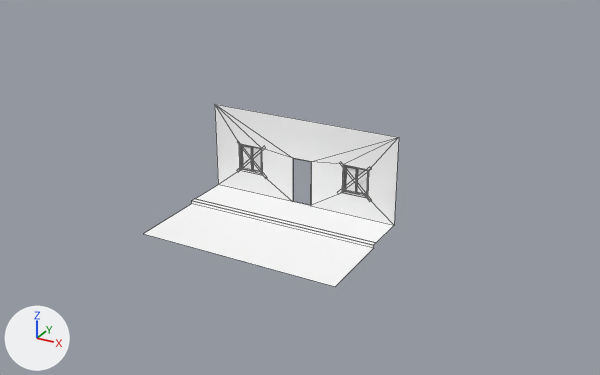
What one commit did to the FBX model Assets/Mesh/OUTSIDE_HOUSE.fbx.
Rendered twice from a 50 mm camera at (16.1, -35.6, 15.5) aimed at (1.3, -8.6, 2.0). Every picture has the same lights, and +X, +Y and +Z are marked at lower left. Mesh edges are drawn as thin lines. Where no turn or scale is listed for an object, it has been applied to the vertices.

Objects in the first picture: 'OUTSIDE_HOUSE'.
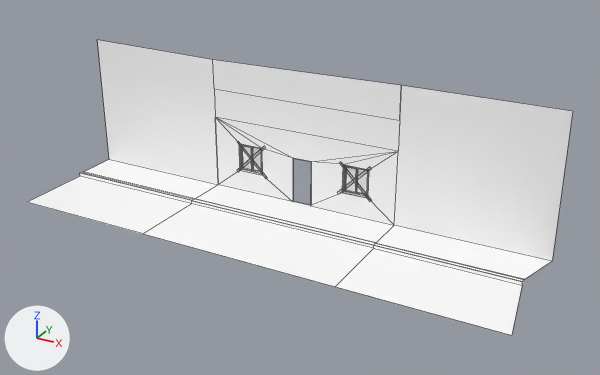
Commit message: Subida de exterior modificado.

What differs and where, as boxes (x1, y1, x2, y2) in the pictures (600 x 375 px):
'OUTSIDE_HOUSE', reshaped (113% wider, 61% taller): before (144, 104, 399, 287); after (29, 40, 573, 335)
part 1 of me_mesh, built on: before (215, 104, 399, 224); after (29, 40, 573, 335)

The edits, one by one:
me_mesh is used by ob_outside_house; location (0.0, 0.0, 0.0).
me_mesh had 143 vertices, 128 faces and spanned x -4.45..4.45, y -11.62..-5.95, z -0.12..3.93.
me_mesh now has 169 vertices, 146 faces and spans x -11.02..11.03, y -11.62..-5.95, z -0.12..6.09.
Part 1, on me_mesh:
2 vertices are removed from x -4.45..4.45, y -6.07, z 3.93.
7 faces are deleted.
17 vertices are added at x -11.02..11.03, y -11.62..-6.07, z -0.12..6.09.
6 new vertices lie (-6.57, 0.0, 0.0) away from vertices in x -4.45, y -11.62..-7.97, z -0.12..0.04.
5 new vertices lie (6.0, 0.0, 0.0) away from vertices in x 4.45, y -8.19..-7.97, z -0.12..0.04.
25 new faces join them.
